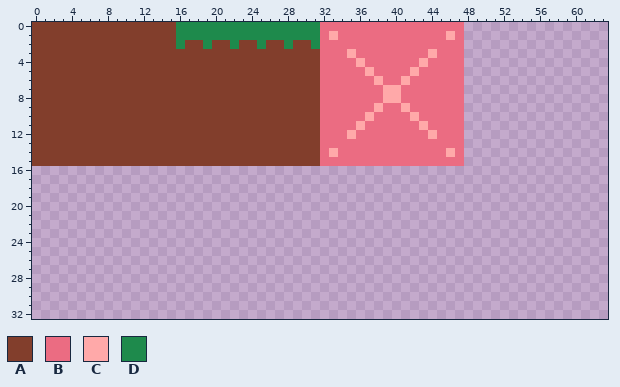
Edited in one commit: pixel-art file (assets/images/tiles.aseprite). That is the earlier state.
64x64 pixels, 1 frame. Shown: x 0..63, y 0..32.
Palette (. is transparent): A #823e2c  B #eb6c82  C #ffa9a9  D #1e8a4c
After the commit:
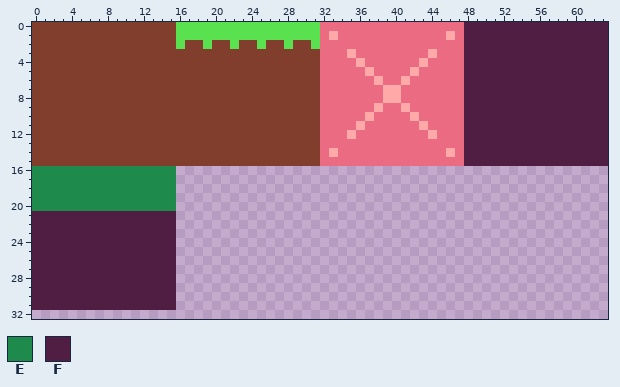
Colours new in this view: E #1e8a4c  F #511e43
Edits made:
colour D: #1e8a4c -> #5ae150
y 0..15: x 48..63 ................ -> FFFFFFFFFFFFFFFF
y 16..20: x 0..15 ................ -> EEEEEEEEEEEEEEEE
y 21..31: x 0..15 ................ -> FFFFFFFFFFFFFFFF
